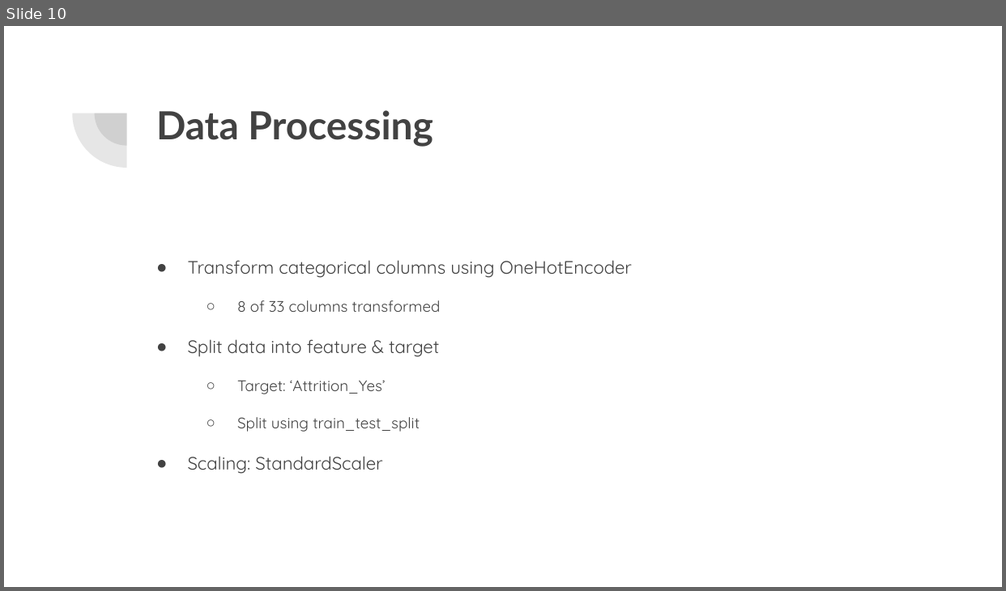
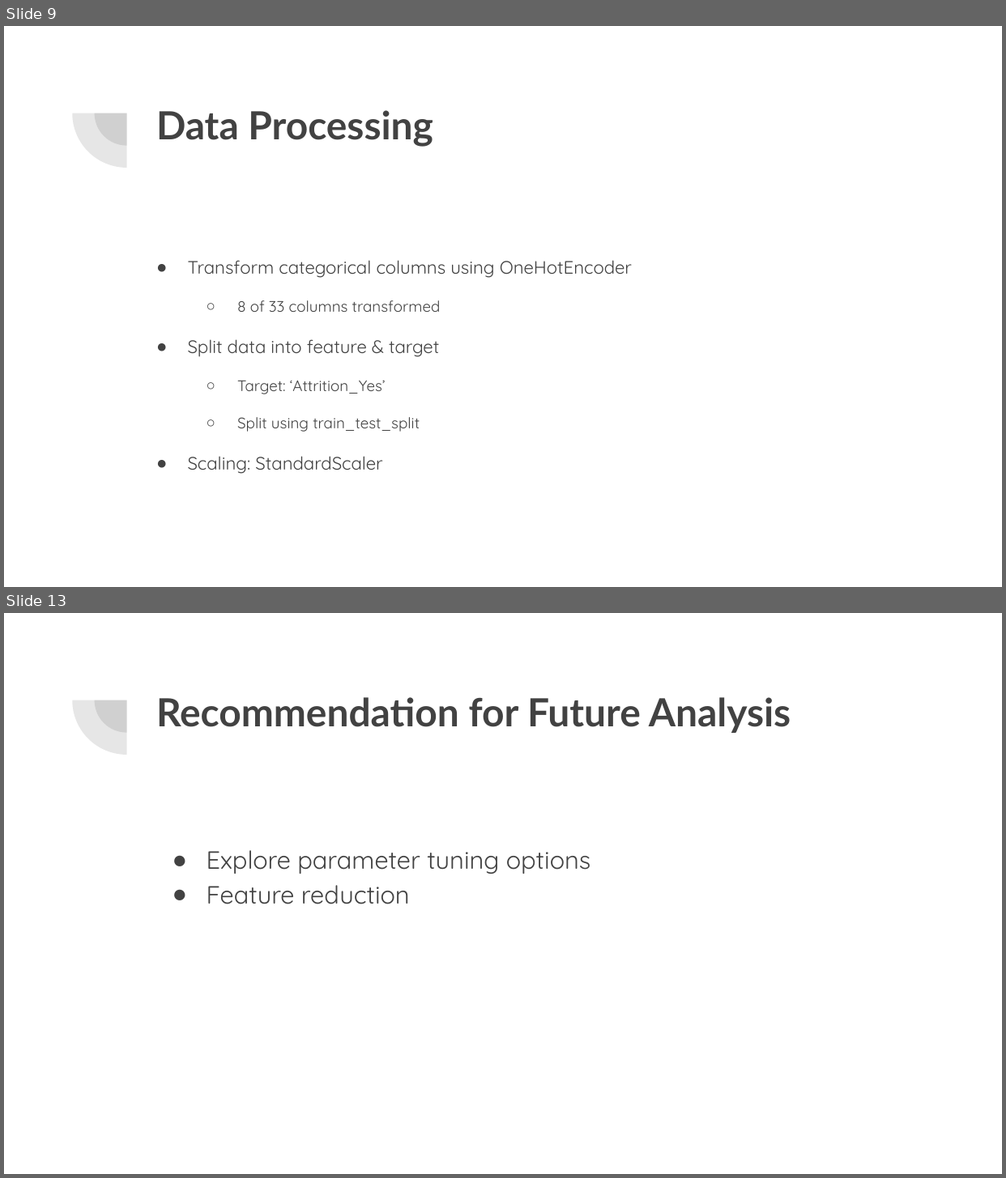
Before and after one commit to lykkelig/Group6_Final_Project, a slide deck: Presentation/Final Project Presentation.pptx. Shown one above the other, each under a label of ours: slide 10 before the commit, slides 9 and 13 after it; the slides between them are not shown. The pictures are 1006x591 and 1006x1178 pixels, drawn with LibreOffice and Linux fonts; fonts in the diff are those of the drawing. Boxes give left, top, right and bottom in pixels: in the first picture for what was removed or moved away, otherwise in the second. Text is boxed around its words. In the diff, an @@ line names an element or a change of style, - is before the commit and + after.

```diff
--- a/Presentation/Final Project Presentation.pptx
+++ b/Presentation/Final Project Presentation.pptx
@@ slide 13 added at [4, 613, 1002, 1174], background #FFFFFF; not listed: 2 template elements that a slide beside it also shows @@
@@ title added at [156, 697, 791, 733], 28 pt, text #424242, bold @@
+Recommendation for Future Analysis
@@ text added at [206, 850, 590, 905], 18 pt, text #424242 @@
+● Explore parameter tuning options
+● Feature reduction
@@ what was slide 10 is now slide 9 @@
```
Also in this commit, not shown: 7 slides changed, 1 other slide added, 1 slide removed.
